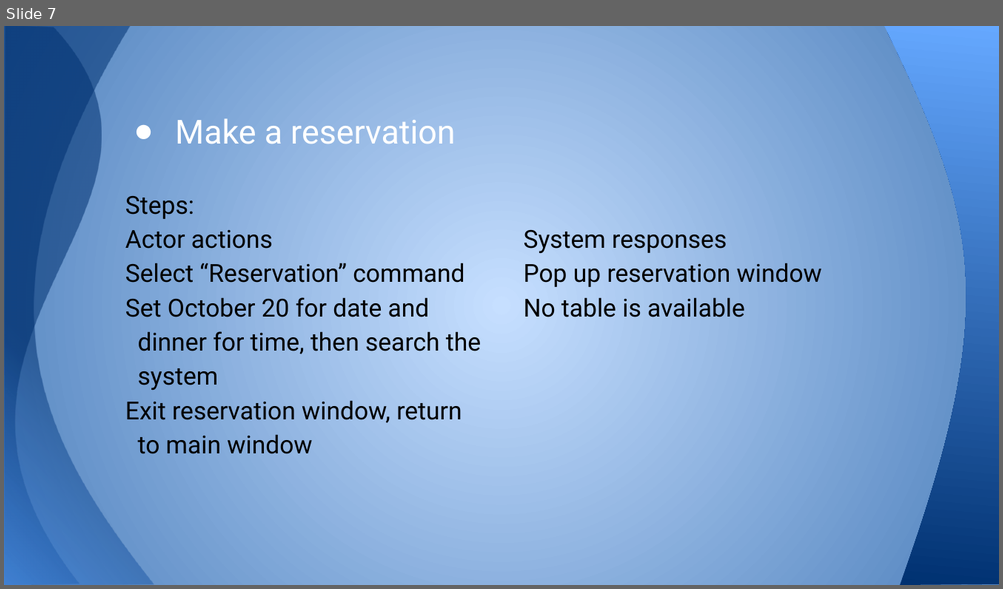
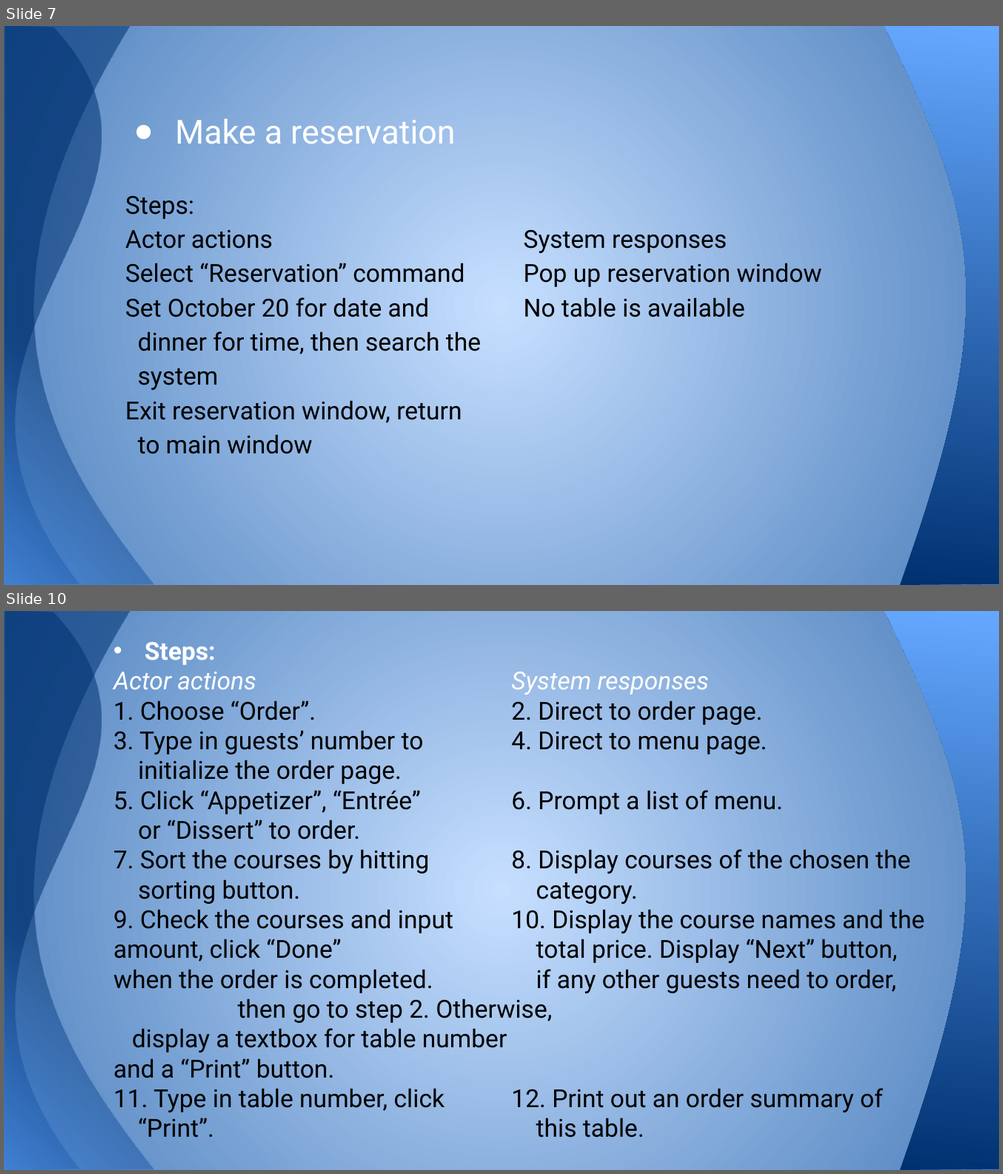
Before and after one commit to ruicsc/CSC640-Project, a slide deck: Project Part I.pptx. Shown one above the other, each under a label of ours: slide 7 before the commit, slides 7 and 10 after it; the slides between them are not shown. The pictures are 1003x589 and 1003x1174 pixels, drawn with LibreOffice and Linux fonts; fonts in the diff are those of the drawing. Boxes give left, top, right and bottom in pixels: in the first picture for what was removed or moved away, otherwise in the second. Text is boxed around its words. In the diff, an @@ line names an element or a change of style, - is before the commit and + after.

```diff
--- a/Project Part I.pptx
+++ b/Project Part I.pptx
@@ slide 10 added at bbox=[4, 611, 999, 1170], background gradient #C6DFFF to #4F81BD; not listed: 3 template elements that a slide beside it also shows @@
@@ text added at bbox=[114, 642, 924, 1138], 18 pt, text #000000 @@
+• Steps:
+Actor actions System responses
+1. Choose “Order”. 2. Direct to order page.
+3. Type in guests’ number to 4. Direct to menu page.
+initialize the order page.
+5. Click “Appetizer”, “Entrée” 6. Prompt a list of menu.
+or “Dissert” to order.
+7. Sort the courses by hitting 8. Display courses of the chosen the
+sorting button. category.
+9. Check the courses and input 10. Display the course names and the amount, click “Done” total price. Display “Next” button,
+when the order is completed. if any other guests need to order, then go to step 2. Otherwise, display a textbox for table number and a “Print” button.
+11. Type in table number, click 12. Print out an order summary of
+“Print”. this table.
```
Also in this commit, not shown: 1 slide changed, 4 other slides added.
